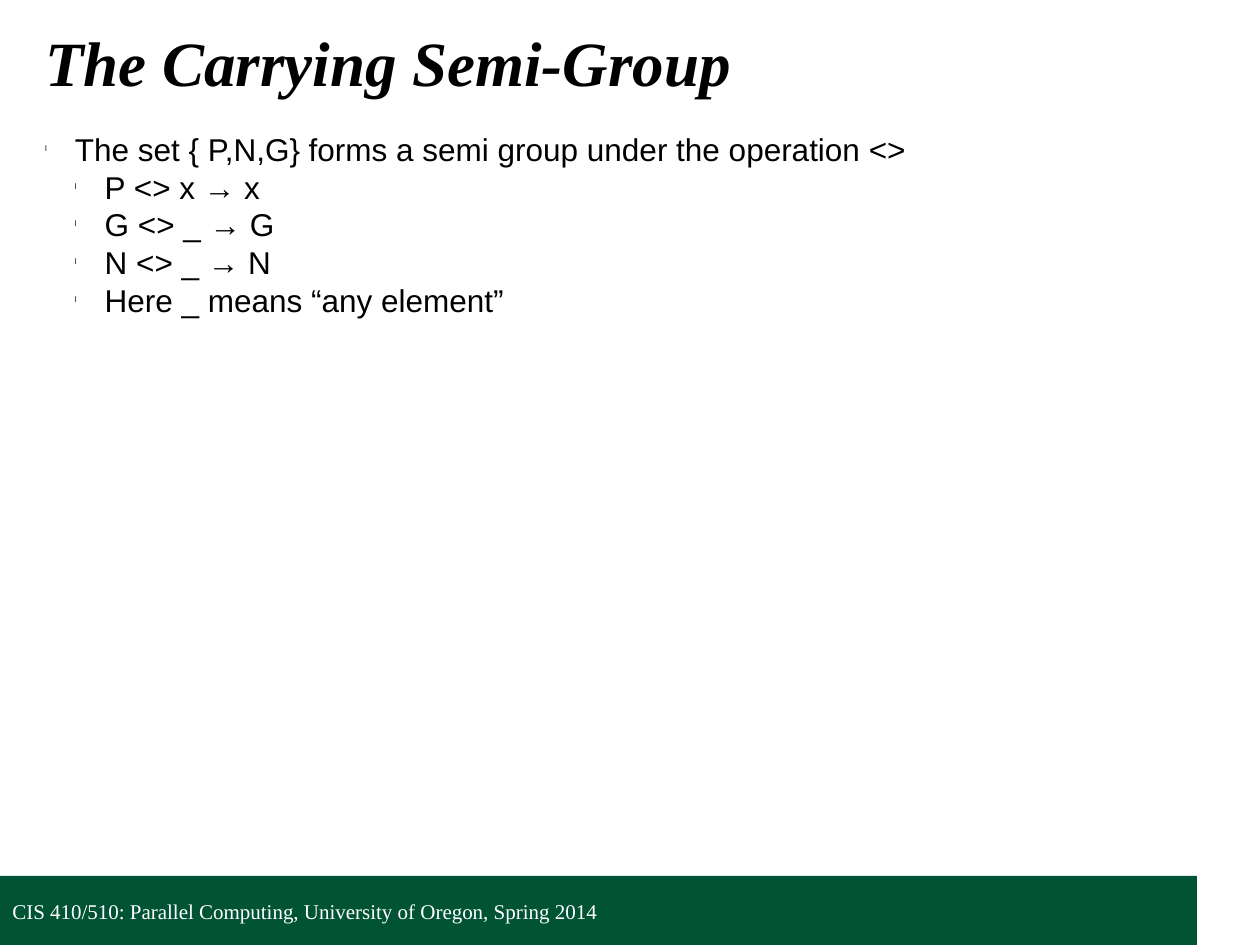
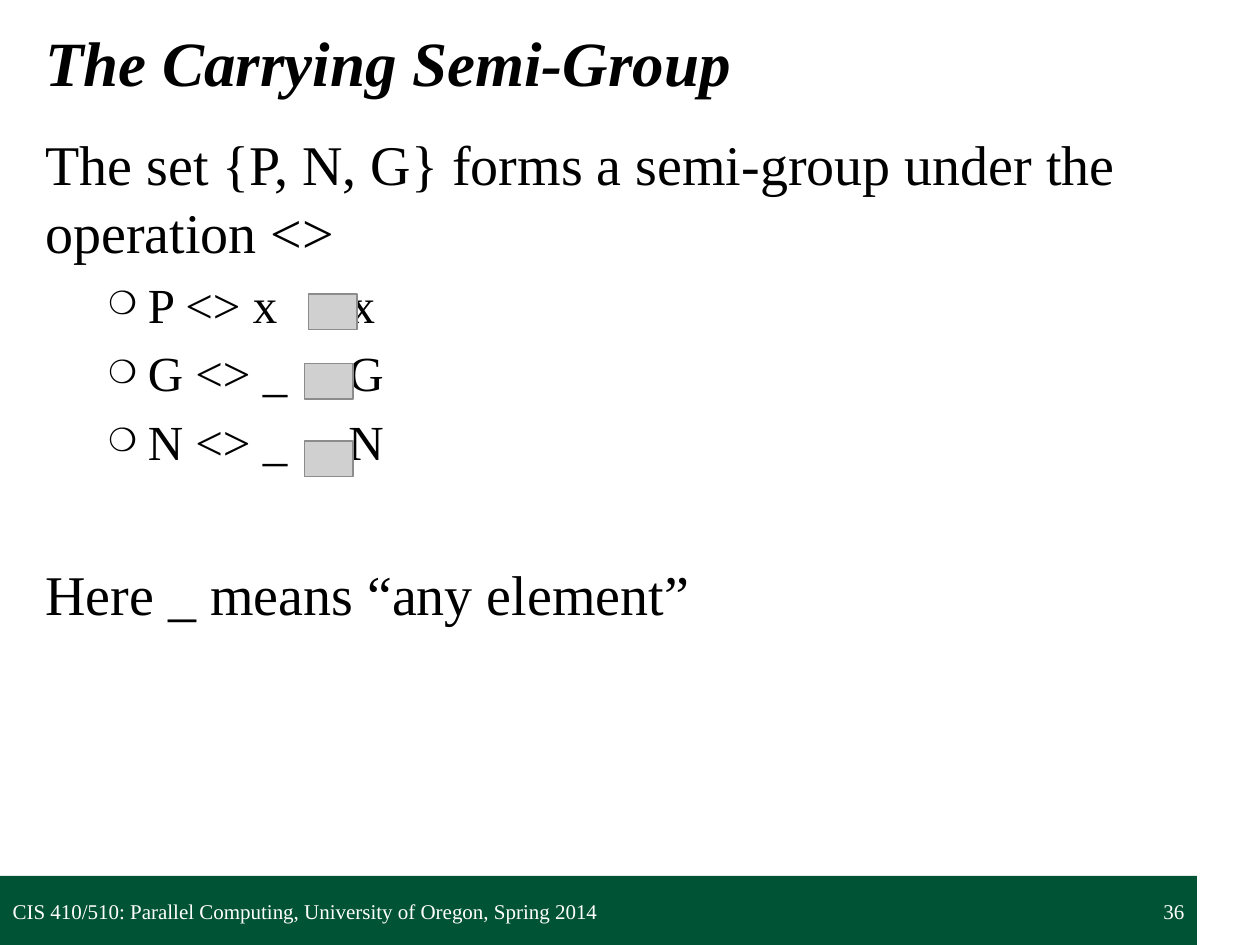
Before and after one commit to UOregonParallel/CourseMaterials, a slide deck: slide 36 of lecture_content/classSlides/2_collectivesPattern/collectivesPattern.pptx. Drawn at 1260x945 pixels with LibreOffice and Linux fonts; fonts in the diff are those of the drawing; grey boxes stand for pictures; background and template pictures are left out. Boxes give left, top, right and bottom in pixels: in the first picture for what was removed or moved away, otherwise in the second. Text is boxed around its words. In the diff, an @@ line names an element or a change of style, - is before the commit and + after.

Commit message:
Re-formatted collectives presentation, added PDF versions of all lectures for ease in review process.

```diff
--- a/lecture_content/classSlides/2_collectivesPattern/collectivesPattern.pptx
+++ b/lecture_content/classSlides/2_collectivesPattern/collectivesPattern.pptx
@@ text at <box>45,145,1114,470</box>: text changed; size 18 to 32 pt; font Arial to Times New Roman @@
-l The set { P,N,G} forms a semi group under the operation <>
-  l P <> x → x
-  l G <> _ → G
-  l N <> _ → N
+The set {P, N, G} forms a semi-group under the operation <>
+  ❍ P <> x x
+  ❍ G <> _ G
+  ❍ N <> _ N
@@ picture added at <box>309,294,358,329</box> @@
@@ picture added at <box>305,363,354,398</box> @@
@@ picture added at <box>305,441,354,476</box> @@
@@ text at <box>45,576,689,626</box>: size 18 to 32 pt, font Arial to Times New Roman in "Here _ means “any element”"; bullet l to none; list level 2 to 1 in "Here _ means “any element”" @@
@@ page number added at <box>1163,905,1184,920</box>, 12 pt, text #FFFFFF @@
+36
```
Also in this commit, not shown: 37 other slides changed, 2 slides added, 2 slides removed, 3 other files.
